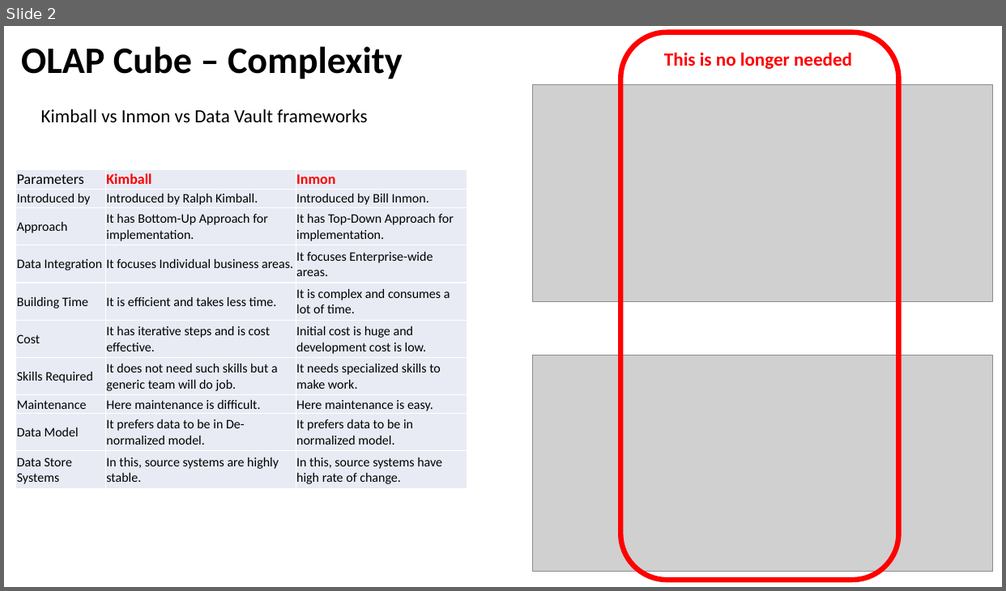
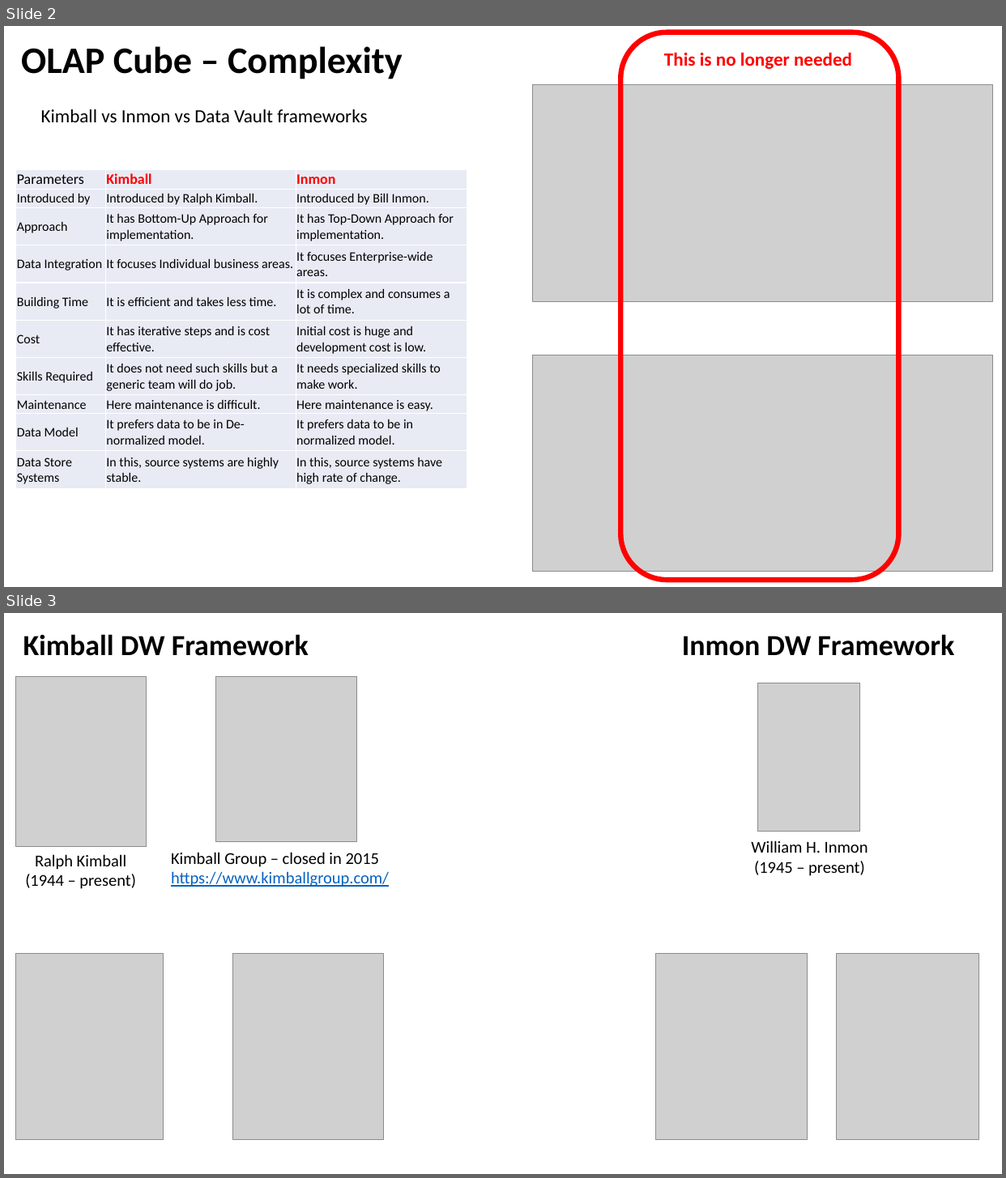
Before and after one commit to lselector/ml_ai_doc, a slide deck: OLAP_Cube.pptx. Shown one above the other, each under a label of ours: slide 2 before the commit, slides 2 and 3 after it. The pictures are 1006x591 and 1006x1178 pixels, drawn with LibreOffice and Linux fonts; fonts in the diff are those of the drawing; grey boxes stand for pictures. Boxes give left, top, right and bottom in pixels: in the first picture for what was removed or moved away, otherwise in the second. Text is boxed around its words. In the diff, an @@ line names an element or a change of style, - is before the commit and + after.

```diff
--- a/OLAP_Cube.pptx
+++ b/OLAP_Cube.pptx
@@ slide 3 added at [4,613,1002,1174], background #FFFFFF @@
@@ text added at [23,634,309,656], 28 pt, text #000000, bold @@
+Kimball DW Framework
@@ text added at [682,634,954,656], 28 pt, text #000000, bold @@
+Inmon DW Framework
@@ picture added at [16,677,147,845] @@
@@ picture added at [216,677,356,841] @@
@@ picture added at [758,683,860,832] @@
@@ text added at [25,854,136,889], 16 pt, text #000000 @@
+Ralph Kimball
+(1944 – present)
@@ text added at [171,852,389,887], 16 pt, text #0563C1, underline @@
+Kimball Group – closed in 2015
+https://www.kimballgroup.com/
@@ text added at [751,841,868,876], 16 pt, text #000000 @@
+William H. Inmon
+(1945 – present)
@@ picture added at [16,954,164,1140] @@
@@ picture added at [233,954,384,1140] @@
@@ picture added at [656,954,808,1140] @@
@@ picture added at [837,954,979,1140] @@
```
Also in this commit, not shown: 1 other slide added, 6 other files.
